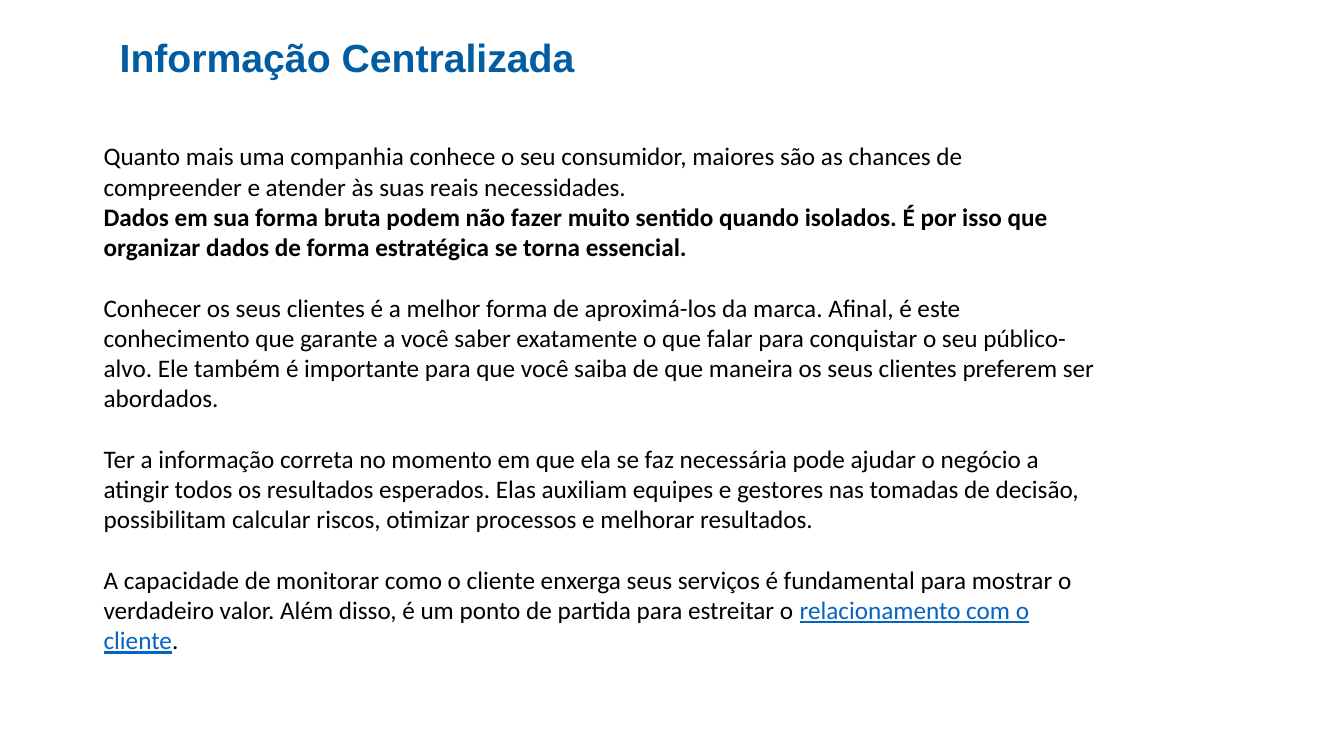
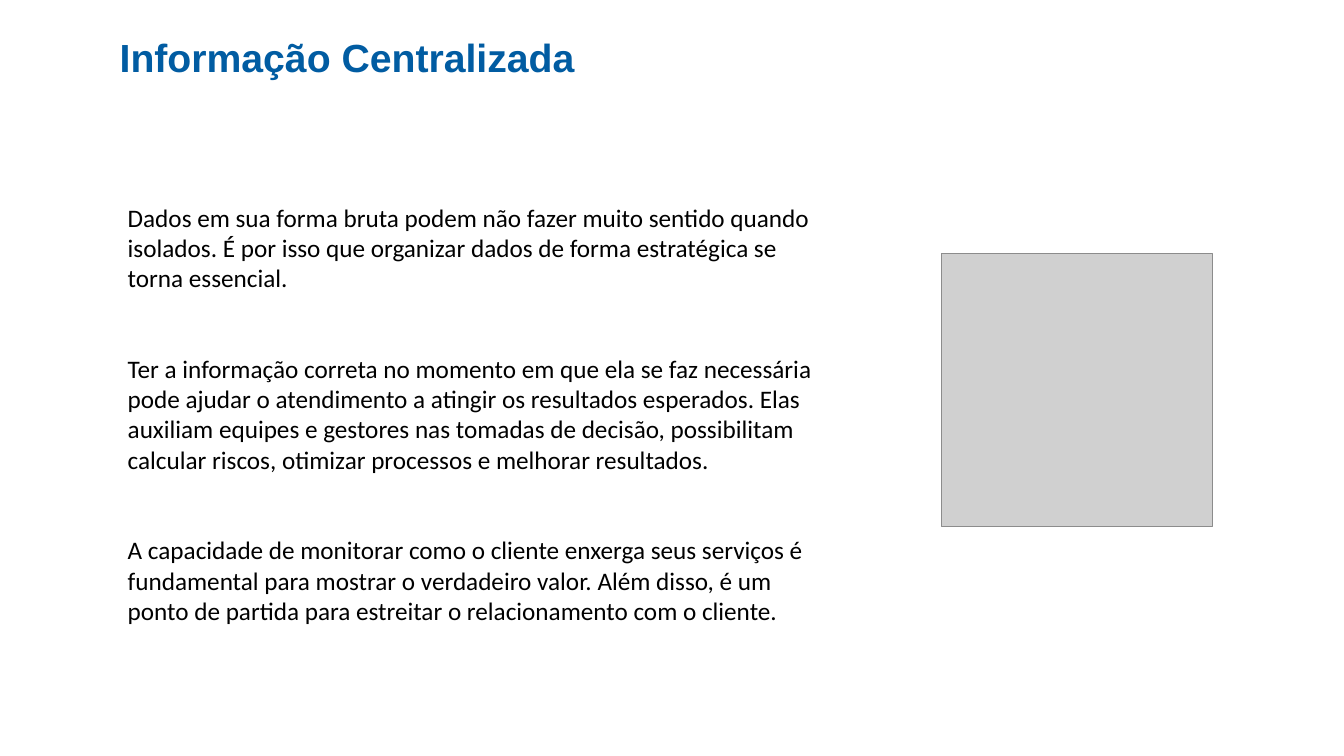
Before and after one commit to cezarnk/projetos, a slide deck: slide 2 of Apresentação Cesup Rede/Projeto 2.pptx. Drawn at 1344x756 pixels with LibreOffice and Linux fonts; fonts in the diff are those of the drawing; grey boxes stand for pictures; background and template pictures are left out. Boxes give left, top, right and bottom in pixels: in the first picture for what was removed or moved away, otherwise in the second. Text is boxed around its words. In the diff, an @@ line names an element or a change of style, - is before the commit and + after.

```diff
--- a/Apresentação Cesup Rede/Projeto 2.pptx
+++ b/Apresentação Cesup Rede/Projeto 2.pptx
@@ text at bbox=[104, 147, 962, 200]: paragraph removed @@
-Quanto mais uma companhia conhece o seu consumidor, maiores são as chances de compreender e atender às suas reais necessidades.
@@ text "Dados em sua forma bruta ...": place and size @@
-text "Dados em sua forma bruta ..." at bbox=[104, 147, 1094, 654]
+text "Dados em sua forma bruta ..." at bbox=[128, 209, 811, 624]
@@ text at bbox=[128, 209, 808, 624]: bold off in "Dados em sua forma bruta podem não ..."; text colour #0563C1 to #000000, underline off in "relacionamento com o cliente." @@
@@ picture added at bbox=[942, 253, 1213, 527] @@
@@ text at bbox=[128, 360, 811, 473]: text changed @@
-Conhecer os seus clientes é a melhor forma de aproximá-los da marca. Afinal, é este conhecimento que garante a você saber exatamente o que falar para conquistar o seu público-alvo. Ele também é importante para que você saiba de que maneira os seus clientes preferem ser abordados.
-Ter a informação correta no momento em que ela se faz necessária pode ajudar o negócio a atingir todos os resultados esperados. Elas auxiliam equipes e gestores nas tomadas de decisão, possibilitam calcular riscos, otimizar processos e melhorar resultados.
+Ter a informação correta no momento em que ela se faz necessária pode ajudar o atendimento a atingir os resultados esperados. Elas auxiliam equipes e gestores nas tomadas de decisão, possibilitam calcular riscos, otimizar processos e melhorar resultados.
```
Also in this commit, not shown: 3 other slides changed, 2 other files.
